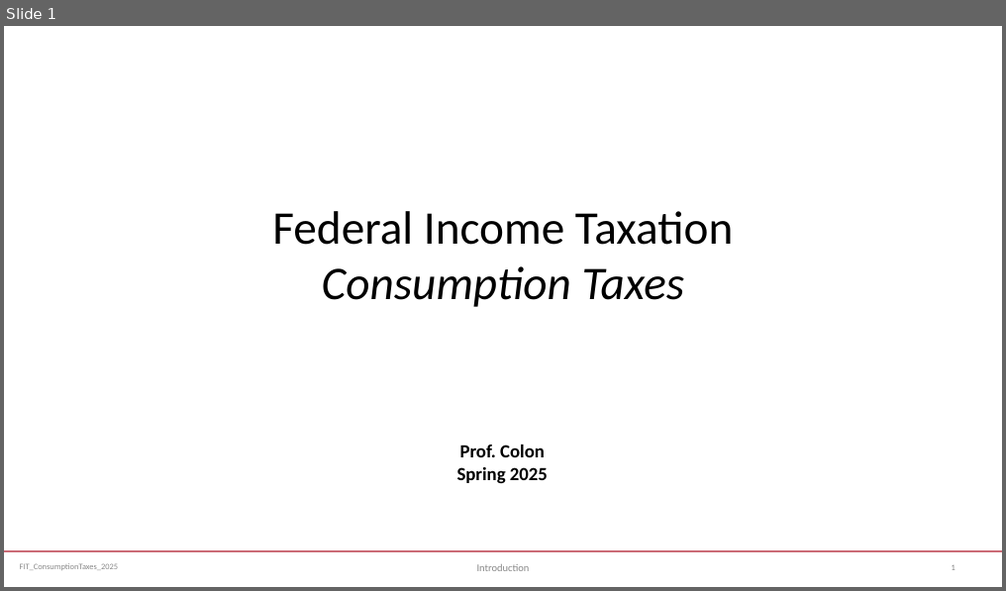
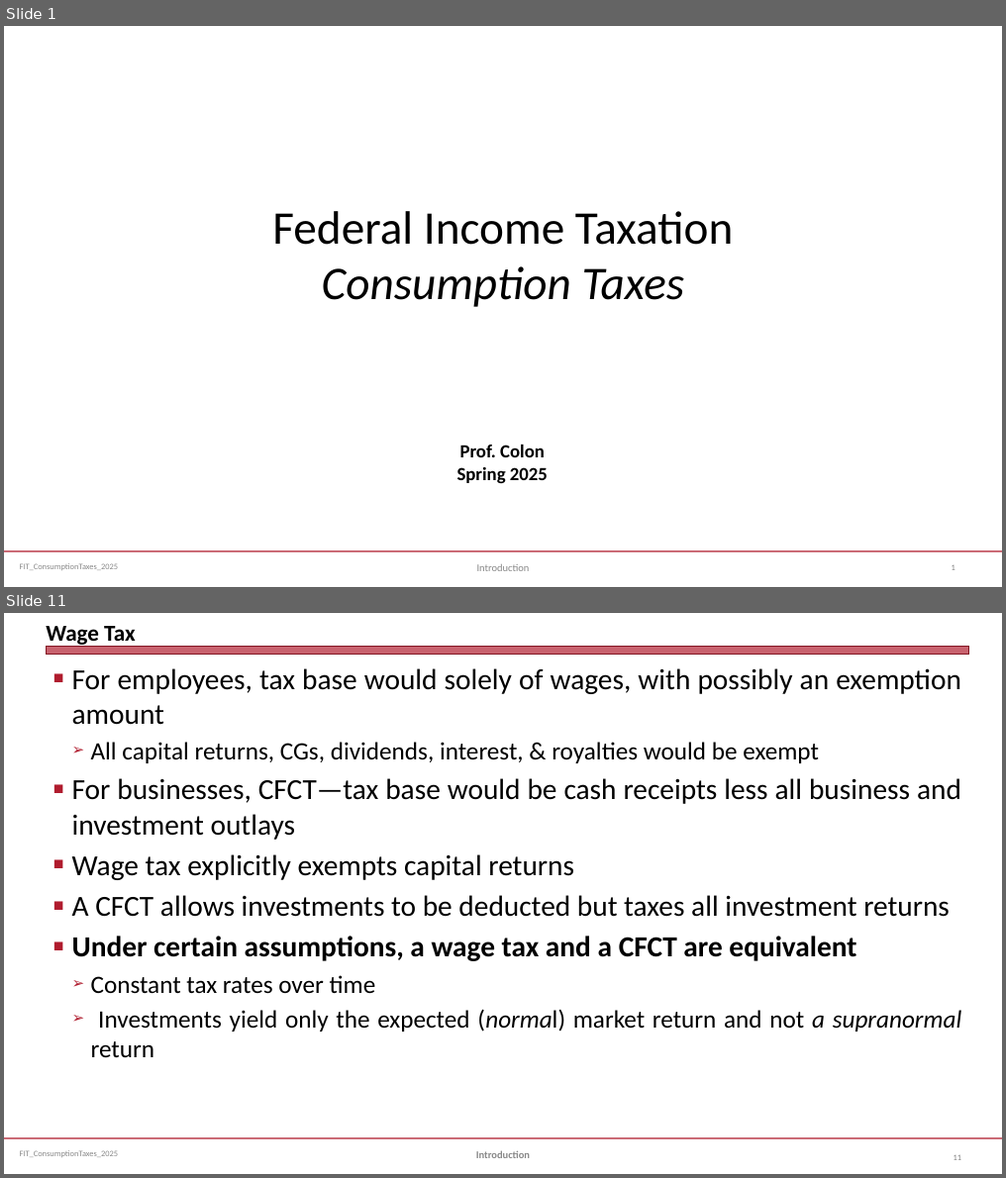
Before and after one commit to jmc877/Fed-Income-Tax, a slide deck: slides/FIT_ConsumptionTaxes_2025S.pptx. Shown one above the other, each under a label of ours: slide 1 before the commit, slides 1 and 11 after it; the slides between them are not shown. The pictures are 1006x591 and 1006x1178 pixels, drawn with LibreOffice and Linux fonts; fonts in the diff are those of the drawing. Boxes give left, top, right and bottom in pixels: in the first picture for what was removed or moved away, otherwise in the second. Text is boxed around its words. In the diff, an @@ line names an element or a change of style, - is before the commit and + after.

```diff
--- a/slides/FIT_ConsumptionTaxes_2025S.pptx
+++ b/slides/FIT_ConsumptionTaxes_2025S.pptx
@@ slide 11 added at <box>4,613,1002,1174</box>, background #FFFFFF; not listed: 2 template elements that a slide beside it also shows @@
@@ title added at <box>46,626,135,648</box>, 22 pt, text #000000, bold @@
+Wage Tax
@@ rectangle added at <box>46,647,969,655</box>, fill #B01C2E at 69% opacity, outline #821522 0 pt @@
@@ text added at <box>72,668,962,1058</box>, 28 pt, text #000000 @@
+■ For employees, tax base would solely of wages, with possibly an exemption amount
+  ➢ All capital returns, CGs, dividends, interest, & royalties would be exempt
+■ For businesses, CFCT—tax base would be cash receipts less all business and investment outlays
+■ Wage tax explicitly exempts capital returns
+■ A CFCT allows investments to be deducted but taxes all investment returns
+■ Under certain assumptions, a wage tax and a CFCT are equivalent
+  ➢ Constant tax rates over time
+  ➢ Investments yield only the expected (normal) market return and not a supranormal return
@@ text added at <box>476,1151,530,1158</box>, 10 pt, text #898989, bold @@
+Introduction
@@ page number added at <box>953,1156,961,1160</box>, 8 pt, text #808080 @@
+11
```
Also in this commit, not shown: 2 slides changed, 14 other slides added, 1 other file.
